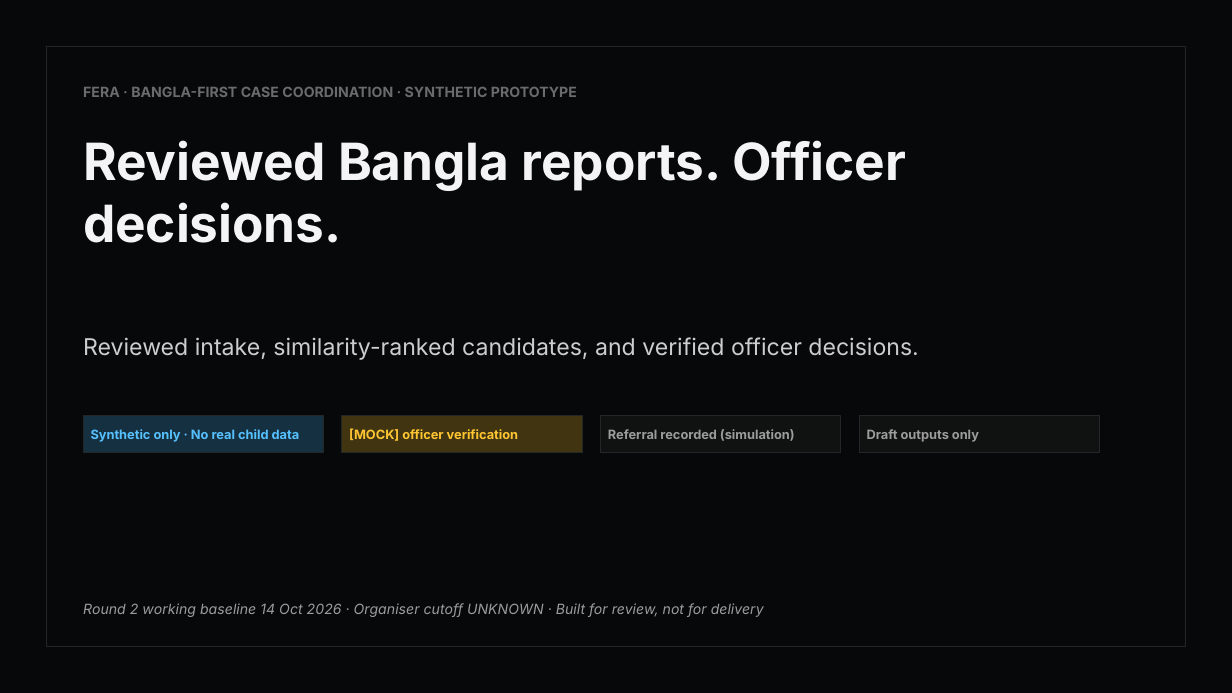
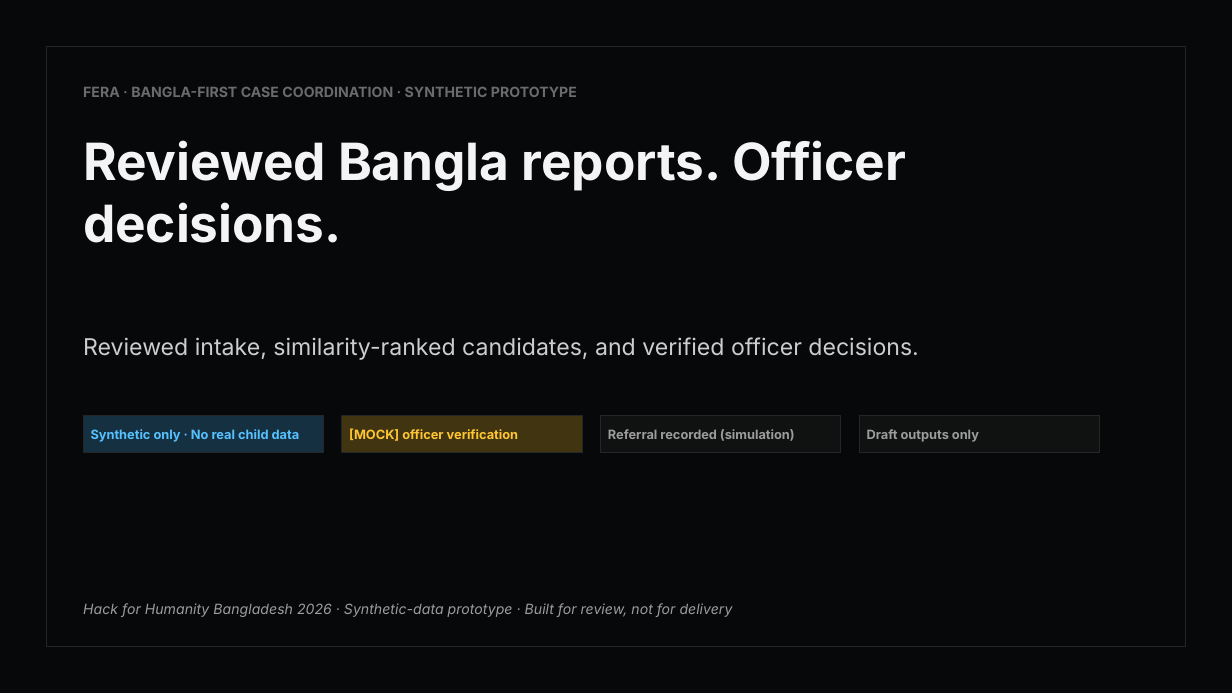
Before and after one commit to tashobi02/Fera-AI, a slide deck: slide 1 of submission/round2/fera-round2-deck.pptx. Drawn at 1232x693 pixels with LibreOffice and Linux fonts; fonts in the diff are those of the drawing. Boxes give left, top, right and bottom in pixels: in the first picture for what was removed or moved away, otherwise in the second. Text is boxed around its words. In the diff, an @@ line names an element or a change of style, - is before the commit and + after.

```diff
--- a/submission/round2/fera-round2-deck.pptx
+++ b/submission/round2/fera-round2-deck.pptx
@@ text at (83, 603, 733, 617): text changed @@
-Round 2 working baseline 14 Oct 2026 · Organiser cutoff UNKNOWN · Built for review, not for delivery
+Hack for Humanity Bangladesh 2026 · Synthetic-data prototype · Built for review, not for delivery
```
Also in this commit, not shown: 1 other slide changed, 1 slide added, 7 other files.
